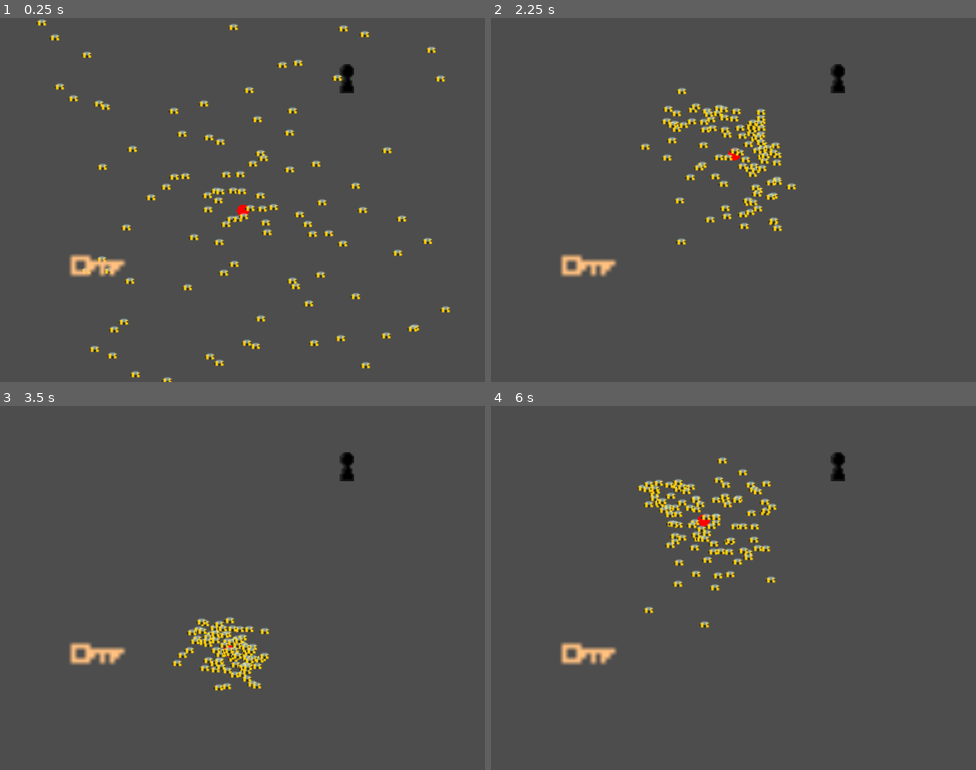
Above: before the commit, frames 1-4 (two rows, left to right).
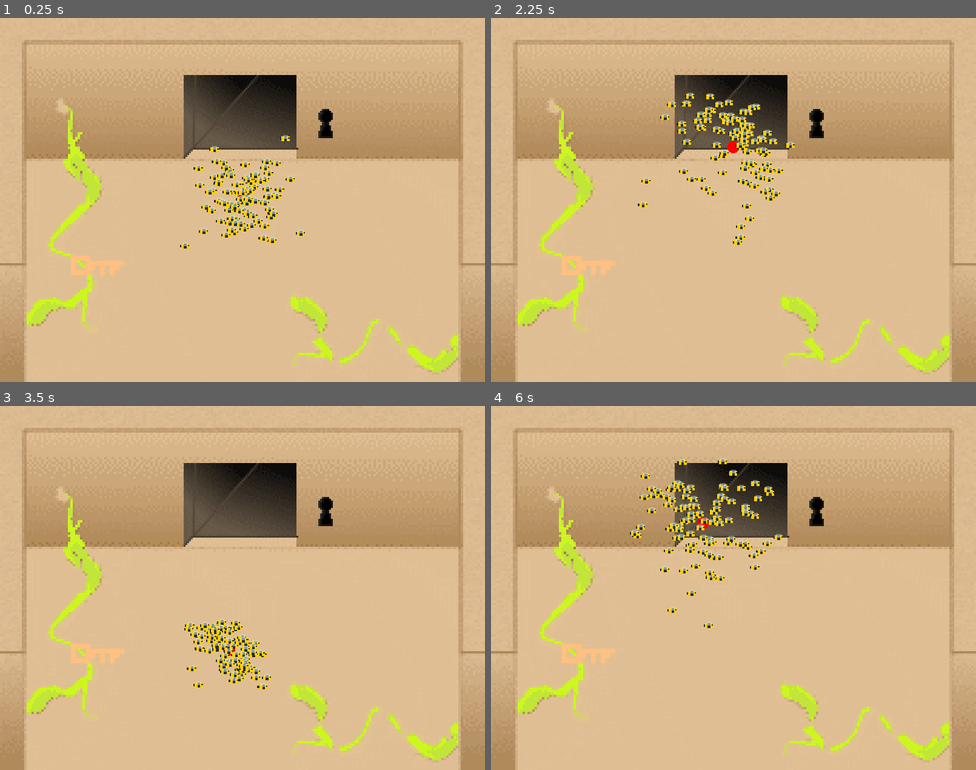
Above: after the commit, the same moments.

Repository: samboyer/ld54
Game: Godot game, scene res://scene.tscn
The game is run twice, just before and just after one commit, with the same random seed, the same clock (stepped at 60 frames per second) and the same inputs.
Inputs (mouse positions are in pixels of both pictures, inside the frame that each line leads up to):
- Up to frame 1 (0.25 s): no input
- Up to frame 2 (2.25 s): move the mouse to (588, 265) at 0.52 s; click (588, 265) at 0.67 s; move the mouse to (636, 218) at 1.27 s; click (636, 218) at 1.42 s; move the mouse to (782, 119) at 2.02 s; click (782, 119) at 2.17 s
- Up to frame 3 (3.5 s): move the mouse to (218, 660) at 2.77 s; click (218, 660) at 2.92 s
- Up to frame 4 (6 s): move the mouse to (879, 642) at 3.52 s; click (879, 642) at 3.67 s; move the mouse to (588, 533) at 4.27 s; click (588, 533) at 4.42 s; move the mouse to (757, 588) at 5.02 s; click (757, 588) at 5.17 s; move the mouse to (660, 497) at 5.77 s; click (660, 497) at 5.92 s

The runs differ from the first frame. In frame 1, 98% of the frame differs, in the area x 0-100%, y 0-100%; in frame 2, 99%; in frame 3, 98%; in frame 4, 99%.

Commit message:
changes

Diff:
--- a/Scripts/BeesManager.gd
+++ b/Scripts/BeesManager.gd
@@ -14,7 +14,7 @@
 	for i in range(NUM_BEES):
 		var x = beeObj.instantiate()
 		add_child(x)
-		x.position = Vector2(randi() % 1000 - 500, randi() % 1000 - 500)
+		x.position = Vector2(randi() % 500 - 250, randi() % 500 - 250)
 		bees.append(x)
 
 var centre_of_mass:Vector2 = Vector2.ZERO
--- a/project.godot
+++ b/project.godot
@@ -13,13 +13,17 @@
 config/name="LD54"
 run/main_scene="res://scene.tscn"
 config/features=PackedStringArray("4.1", "GL Compatibility")
+boot_splash/image="res://Textures/bee.png"
+config/icon="res://Textures/bee.png"
 
 [display]
 
 window/size/viewport_width=800
 window/size/viewport_height=600
+window/stretch/mode="viewport"
 
 [rendering]
 
+textures/canvas_textures/default_texture_filter=0
 renderer/rendering_method="gl_compatibility"
 renderer/rendering_method.mobile="gl_compatibility"
--- a/scene.tscn
+++ b/scene.tscn
@@ -1,16 +1,22 @@
-[gd_scene load_steps=8 format=3 uid="uid://cgrvo2f81b5j"]
+[gd_scene load_steps=12 format=3 uid="uid://cgrvo2f81b5j"]
 
 [ext_resource type="Script" path="res://Scripts/BeesManager.gd" id="1_86lkx"]
 [ext_resource type="Texture2D" uid="uid://da4wenbvxckce" path="res://Textures/keyhole.png" id="2_ybfhk"]
 [ext_resource type="Script" path="res://Scripts/Key.gd" id="3_6y0jp"]
 [ext_resource type="Texture2D" uid="uid://bfx2onk2tucbc" path="res://Textures/key.png" id="4_3ioye"]
 [ext_resource type="Texture2D" uid="uid://c15csurjju7bp" path="res://Textures/key_highlihgt.png" id="5_lluhp"]
+[ext_resource type="Texture2D" uid="uid://bxgdqy6mjm0a4" path="res://Textures/room_bg_1.png" id="6_2j4aw"]
+[ext_resource type="Texture2D" uid="uid://bucmjw3k05p28" path="res://room_fg_1.png" id="7_m6bc0"]
+[ext_resource type="Texture2D" uid="uid://dtjvuhl8jbai5" path="res://Textures/room_bg_door.png" id="8_24ykt"]
 
 [sub_resource type="RectangleShape2D" id="RectangleShape2D_61jf1"]
 size = Vector2(20, 32)
 
 [sub_resource type="RectangleShape2D" id="RectangleShape2D_tpo28"]
 size = Vector2(109.375, 46.5)
+
+[sub_resource type="RectangleShape2D" id="RectangleShape2D_q8cwx"]
+size = Vector2(847, 98)
 
 [node name="Node2D" type="Node2D"]
 
@@ -20,7 +26,7 @@
 script = ExtResource("1_86lkx")
 
 [node name="Keyhole" type="Area2D" parent="."]
-position = Vector2(172, -200)
+position = Vector2(137, -126)
 scale = Vector2(1.5, 1.5)
 metadata/_edit_group_ = true
 
@@ -51,5 +57,46 @@
 [node name="CollisionShape2D" type="CollisionShape2D" parent="Key"]
 shape = SubResource("RectangleShape2D_tpo28")
 
+[node name="ROOM" type="Node2D" parent="."]
+metadata/_edit_group_ = true
+
+[node name="RoomBg1" type="Sprite2D" parent="ROOM"]
+z_index = -1000
+scale = Vector2(4, 4)
+texture = ExtResource("6_2j4aw")
+
+[node name="RoomFg1" type="Sprite2D" parent="ROOM"]
+z_index = 100
+position = Vector2(2.08165e-12, 2.08165e-12)
+scale = Vector2(4, 4)
+texture = ExtResource("7_m6bc0")
+
+[node name="StaticBody2D" type="StaticBody2D" parent="ROOM"]
+collision_layer = 3
+
+[node name="CollisionShape2D" type="CollisionShape2D" parent="ROOM/StaticBody2D"]
+position = Vector2(-18.5, -306)
+shape = SubResource("RectangleShape2D_q8cwx")
+
+[node name="CollisionShape2D4" type="CollisionShape2D" parent="ROOM/StaticBody2D"]
+position = Vector2(-11, 350)
+shape = SubResource("RectangleShape2D_q8cwx")
+
+[node name="CollisionShape2D2" type="CollisionShape2D" parent="ROOM/StaticBody2D"]
+position = Vector2(-405, -90)
+rotation = 1.5708
+shape = SubResource("RectangleShape2D_q8cwx")
+
+[node name="CollisionShape2D3" type="CollisionShape2D" parent="ROOM/StaticBody2D"]
+position = Vector2(408, -76)
+rotation = 1.5708
+shape = SubResource("RectangleShape2D_q8cwx")
+
+[node name="RoomBgDoor" type="Sprite2D" parent="."]
+z_index = -10
+position = Vector2(-4, -137)
+scale = Vector2(3, 3)
+texture = ExtResource("8_24ykt")
+
 [connection signal="mouse_entered" from="Key" to="Key" method="_on_mouse_entered"]
 [connection signal="mouse_exited" from="Key" to="Key" method="_on_mouse_exited"]
Binary file added: Textures/room_bg_1.png
Not shown, added: Textures/room_bg_1.png.import
Binary file added: Textures/room_bg_door.png
Not shown, added: Textures/room_bg_door.png.import
Binary file added: room_fg_1.png
Not shown, added: room_fg_1.png.import
Not shown, added: room.afdesign
